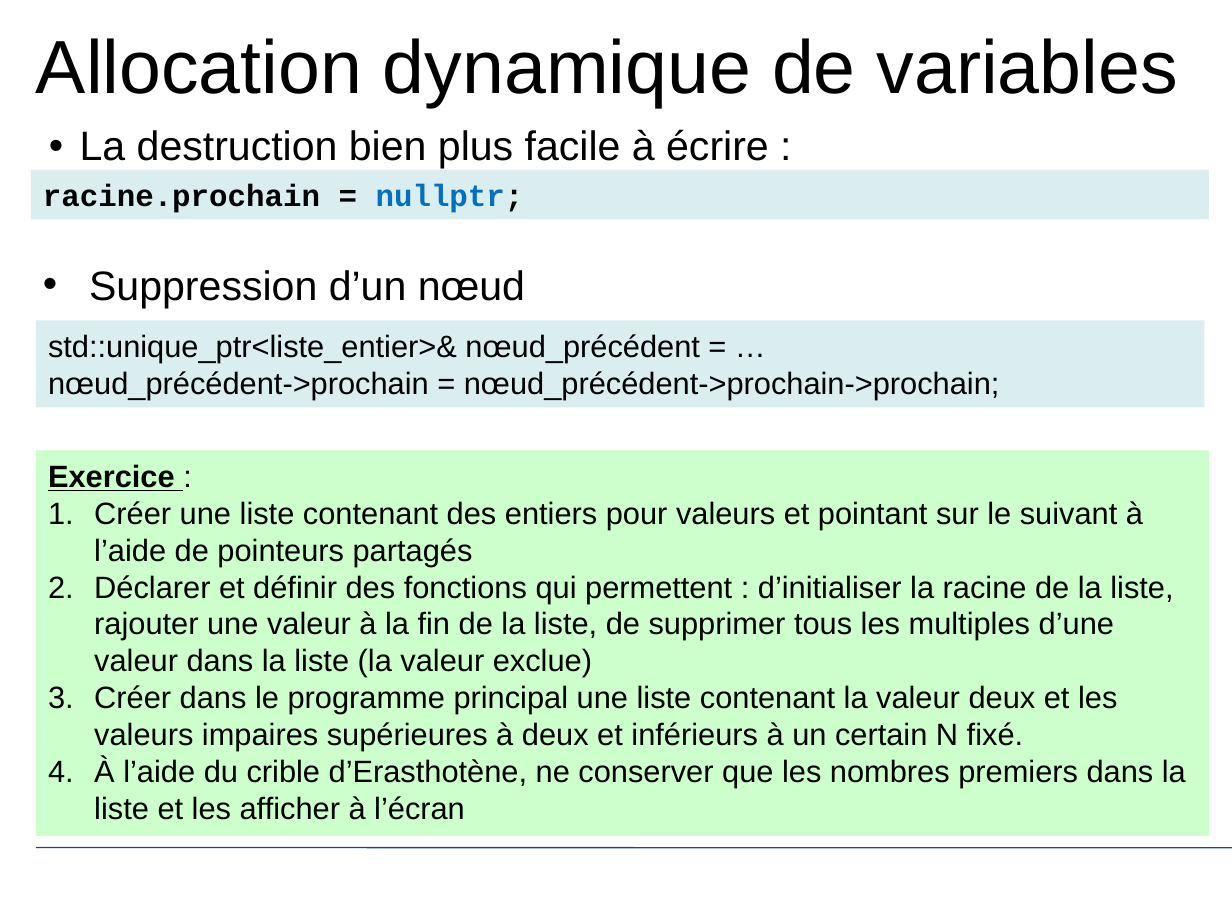
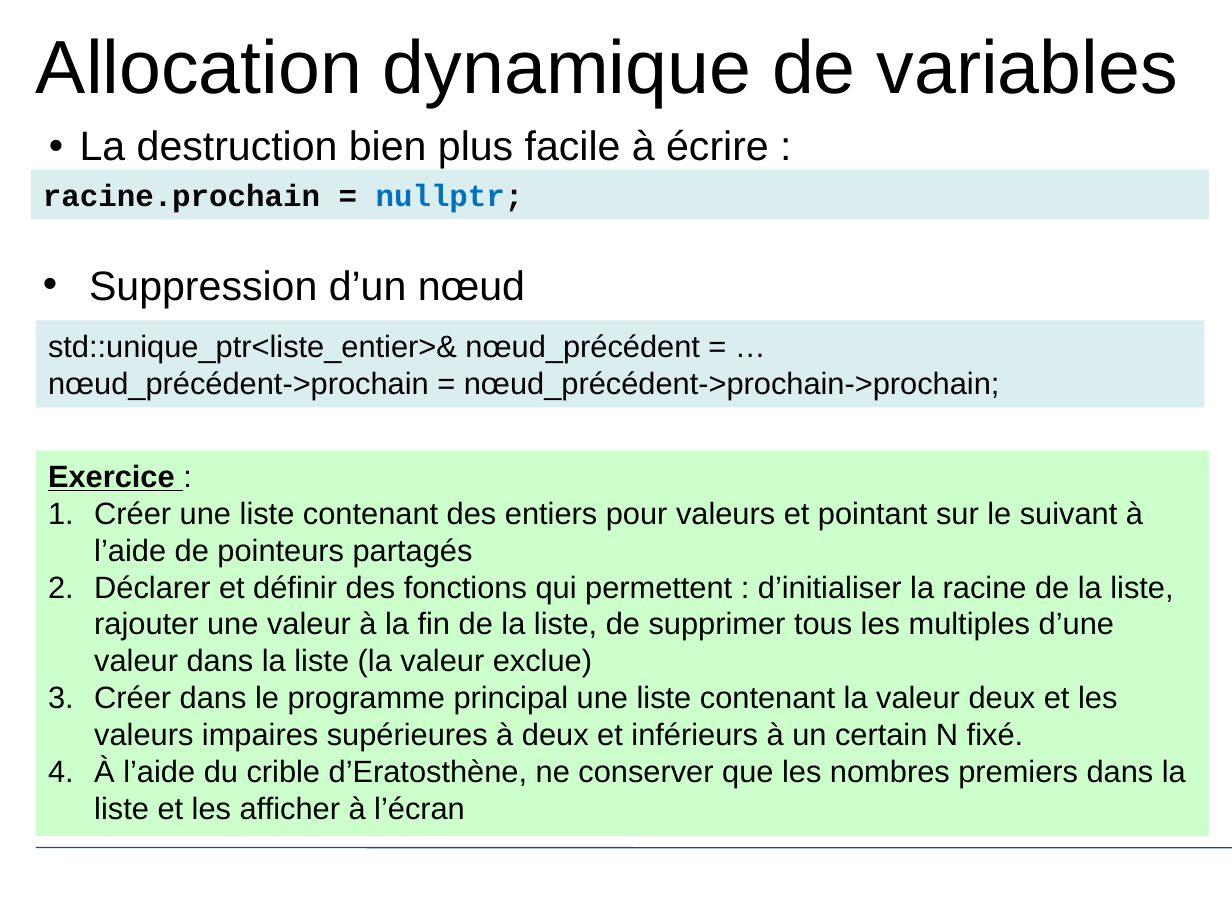
Before and after one commit to JuvignyEnsta/C-2020, a slide deck: slide 66 of Transparents/InitiationCpp.pptx. Drawn at 1232x924 pixels with LibreOffice and Linux fonts; fonts in the diff are those of the drawing; background and template pictures are left out. Boxes give left, top, right and bottom in pixels: in the first picture for what was removed or moved away, otherwise in the second. Text is boxed around its words. In the diff, an @@ line names an element or a change of style, - is before the commit and + after.

```diff
--- a/Transparents/InitiationCpp.pptx
+++ b/Transparents/InitiationCpp.pptx
@@ text in rectangle at (94,758,1186,820): text changed @@
-4. À l’aide du crible d’Erasthotène, ne conserver que les nombres premiers dans la liste et les afficher à l’écran
+4. À l’aide du crible d’Eratosthène, ne conserver que les nombres premiers dans la liste et les afficher à l’écran
```
Also in this commit, not shown: 4 other slides changed, 10 slides added, 5 other files.
